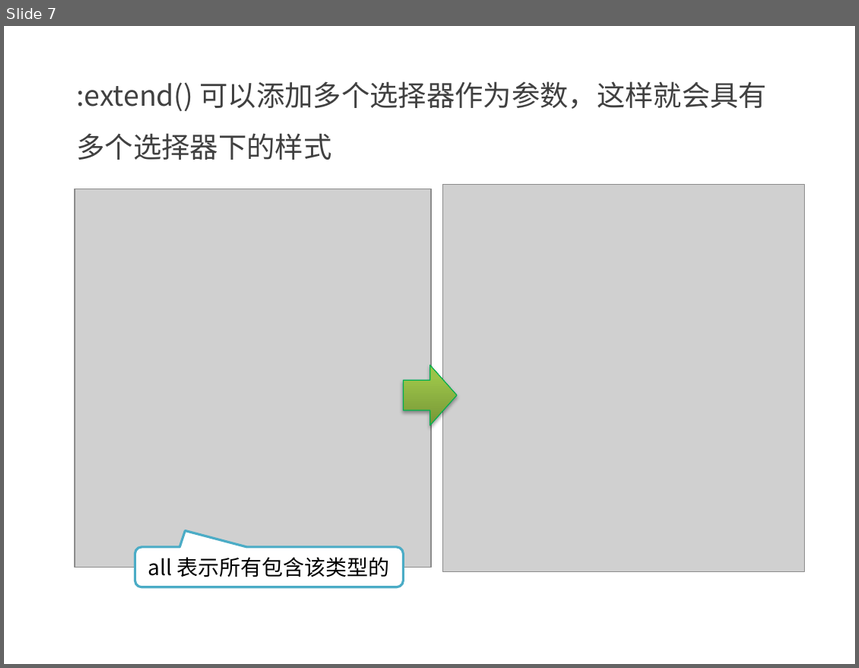
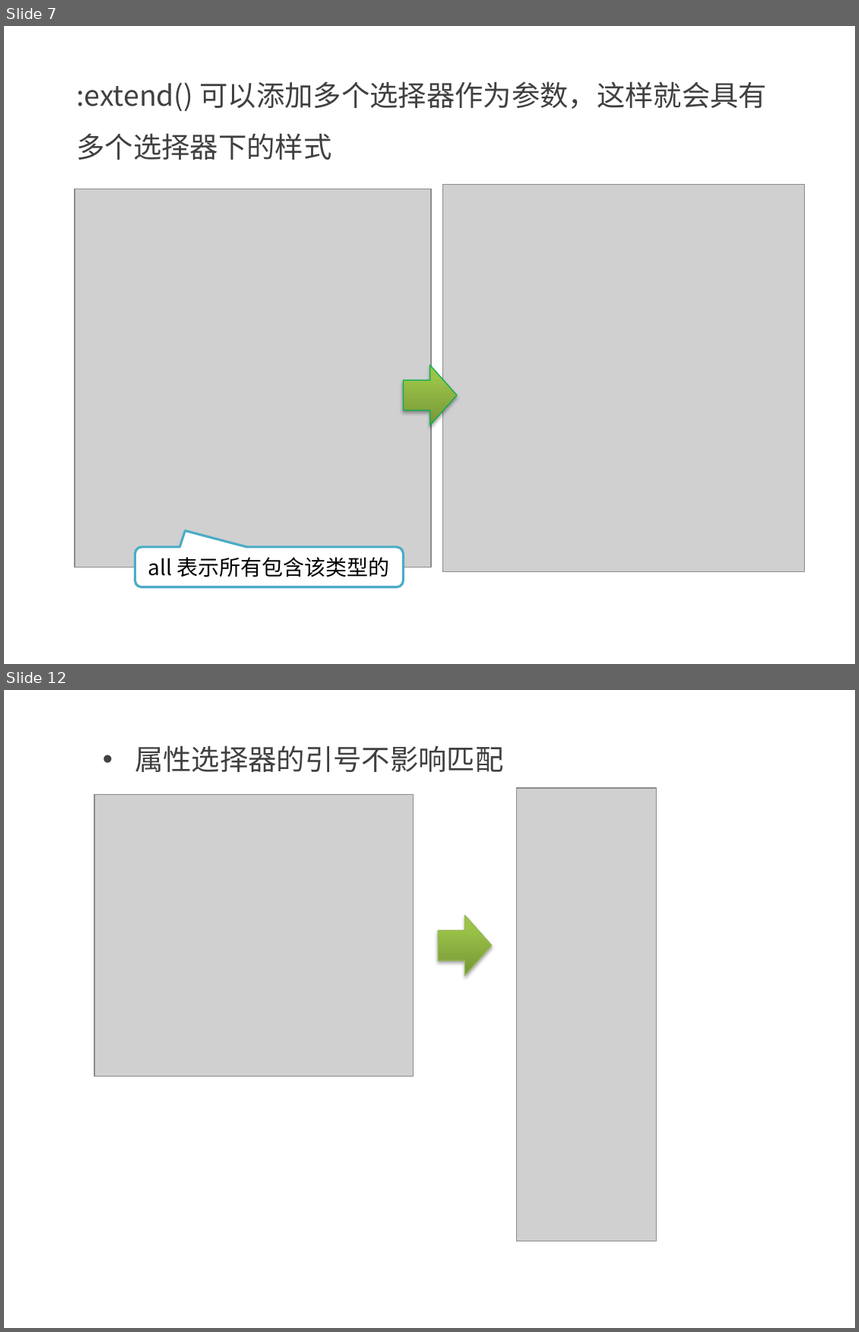
Before and after one commit to kong66/less-class, a slide deck: less-6-合并.pptx. Shown one above the other, each under a label of ours: slide 7 before the commit, slides 7 and 12 after it; the slides between them are not shown. The pictures are 859x668 and 859x1332 pixels, drawn with LibreOffice and Linux fonts; fonts in the diff are those of the drawing; grey boxes stand for pictures. Boxes give left, top, right and bottom in pixels: in the first picture for what was removed or moved away, otherwise in the second. Text is boxed around its words. In the diff, an @@ line names an element or a change of style, - is before the commit and + after.

```diff
--- a/less-6-合并.pptx
+++ b/less-6-合并.pptx
@@ slide 12 added at (4,690,855,1328), background #FFFFFF @@
@@ text added at (135,745,503,772), 24 pt, text #404040 @@
+• 属性选择器的引号不影响匹配
@@ picture added at (94,795,413,1076) @@
@@ picture added at (516,788,656,1241) @@
@@ right arrow added at (438,916,492,976), fill gradient #779737 to #9BC348 to #9DC746, outline #98B955 0.75 pt @@
```
Also in this commit, not shown: 5 other slides added, 3 other files.
